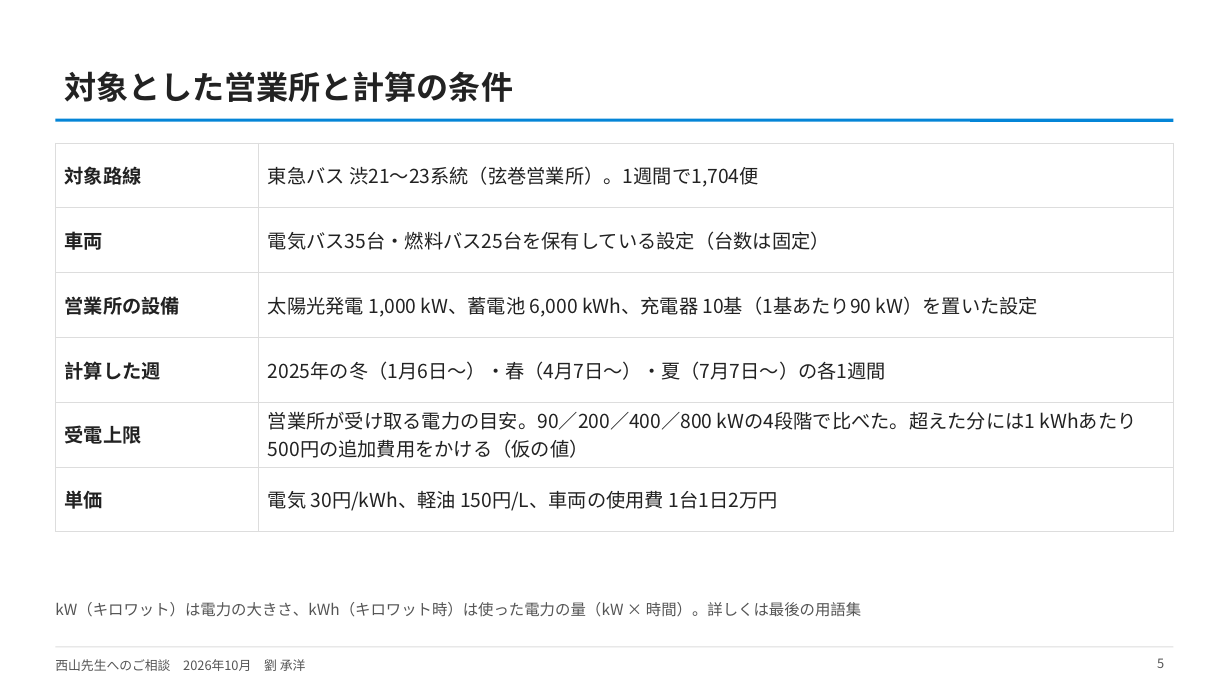
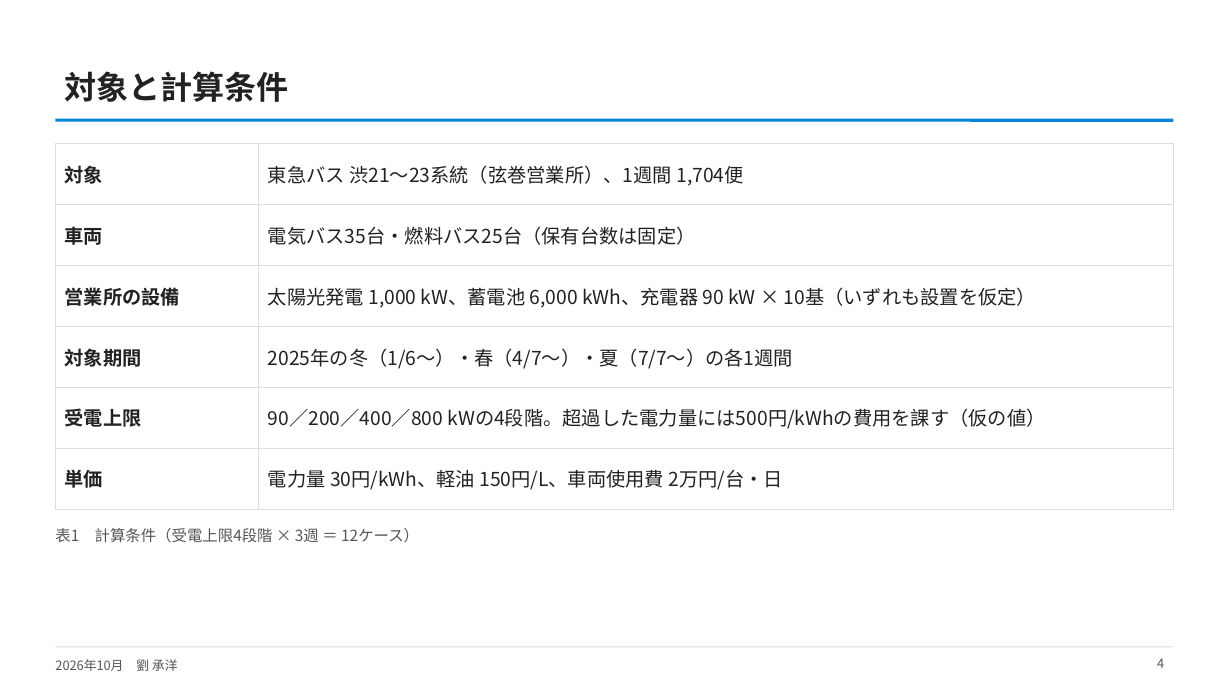
Before and after one commit to CYLIU2003/master-course, a slide deck: slide 4 of outcome/2026-10-21_nishiyama_consult/西山先生へのご相談_研究の現状と軸C_v2.pptx (slide 5 before the commit). Drawn at 1232x693 pixels with LibreOffice and Linux fonts; fonts in the diff are those of the drawing. Boxes give left, top, right and bottom in pixels: in the first picture for what was removed or moved away, otherwise in the second. Text is boxed around its words. In the diff, an @@ line names an element or a change of style, - is before the commit and + after.

```diff
--- a/outcome/2026-10-21_nishiyama_consult/西山先生へのご相談_研究の現状と軸C_v2.pptx
+++ b/outcome/2026-10-21_nishiyama_consult/西山先生へのご相談_研究の現状と軸C_v2.pptx
@@ title at bbox=[65, 71, 289, 102]: text changed @@
-対象とした営業所と計算の条件
+対象と計算条件
@@ table at bbox=[55, 143, 1174, 494] @@
-row 1, column 1: 対象路線
+row 1, column 1: 対象
-row 1, column 2: 東急バス 渋21〜23系統（弦巻営業所）。1週間で1,704便
+row 1, column 2: 東急バス 渋21〜23系統（弦巻営業所）、1週間 1,704便
-row 2, column 2: 電気バス35台・燃料バス25台を保有している設定（台数は固定）
+row 2, column 2: 電気バス35台・燃料バス25台（保有台数は固定）
-row 3, column 2: 太陽光発電 1,000 kW、蓄電池 6,000 kWh、充電器 10基（1基あたり90 kW）を置いた設定
+row 3, column 2: 太陽光発電 1,000 kW、蓄電池 6,000 kWh、充電器 90 kW × 10基（いずれも設置を仮定）
-row 4, column 1: 計算した週
+row 4, column 1: 対象期間
-row 4, column 2: 2025年の冬（1月6日〜）・春（4月7日〜）・夏（7月7日〜）の各1週間
+row 4, column 2: 2025年の冬（1/6〜）・春（4/7〜）・夏（7/7〜）の各1週間
-row 5, column 2: 営業所が受け取る電力の目安。90／200／400／800 kWの4段階で比べた。超えた分には1 kWhあたり500円の追加費用をかける（仮の値）
+row 5, column 2: 90／200／400／800 kWの4段階。超過した電力量には500円/kWhの費用を課す（仮の値）
-row 6, column 2: 電気 30円/kWh、軽油 150円/L、車両の使用費 1台1日2万円
+row 6, column 2: 電力量 30円/kWh、軽油 150円/L、車両使用費 2万円/台・日
@@ text added at bbox=[55, 528, 419, 542], 12 pt, text #555555 @@
+表1 計算条件（受電上限4段階 × 3週 ＝ 12ケース）
@@ text removed at bbox=[55, 602, 861, 617] @@
-kW（キロワット）は電力の大きさ、kWh（キロワット時）は使った電力の量（kW × 時間）。詳しくは最後の用語集
@@ text at bbox=[55, 659, 178, 671]: text changed @@
-西山先生へのご相談 2026年10月 劉 承洋
+2026年10月 劉 承洋
@@ page number at bbox=[1157, 658, 1164, 668]: text changed @@
-5
+4
```
Also in this commit, not shown: 8 other slides changed, 2 slides added, 4 slides removed, 1 other file.
